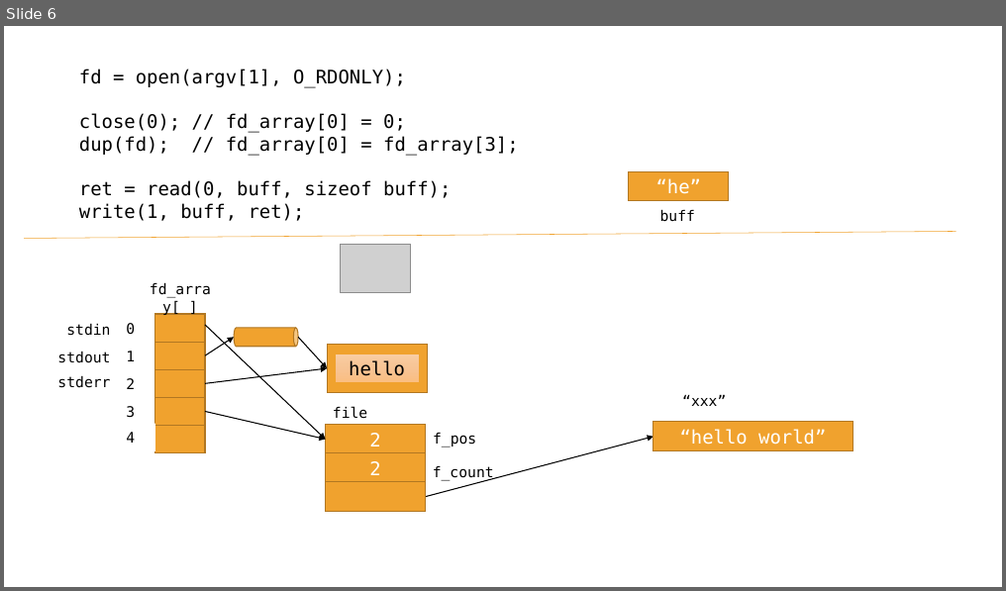
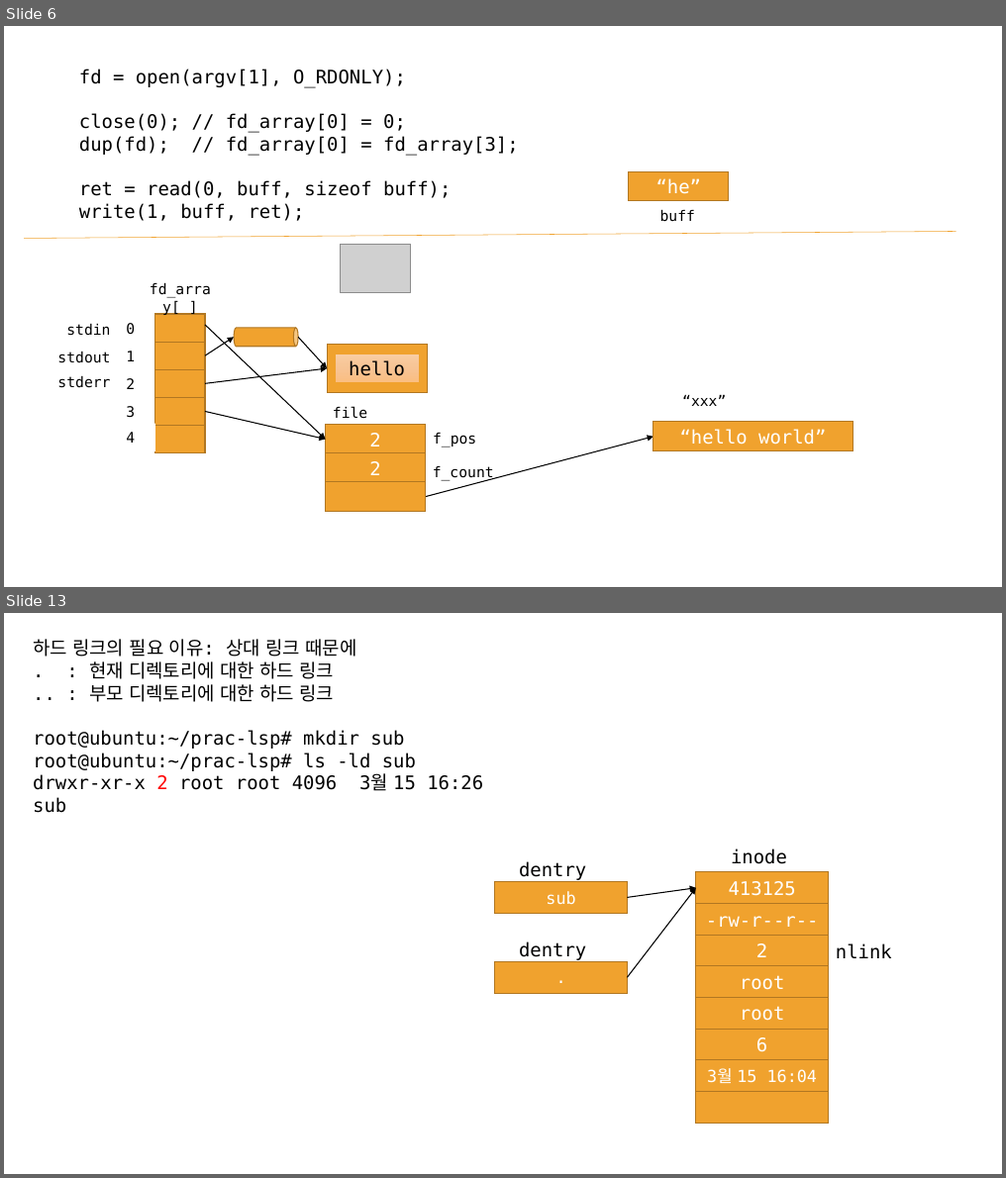
Before and after one commit to blomdhal22/prac-lsp, a slide deck: syscall.pptx. Shown one above the other, each under a label of ours: slide 6 before the commit, slides 6 and 13 after it; the slides between them are not shown. The pictures are 1006x591 and 1006x1178 pixels, drawn with LibreOffice and Linux fonts; fonts in the diff are those of the drawing; grey boxes stand for pictures. Boxes give left, top, right and bottom in pixels: in the first picture for what was removed or moved away, otherwise in the second. Text is boxed around its words. In the diff, an @@ line names an element or a change of style, - is before the commit and + after.

```diff
--- a/syscall.pptx
+++ b/syscall.pptx
@@ slide 13 added at (4, 613, 1002, 1174), background #FFFFFF @@
@@ text added at (33, 639, 483, 813), 18 pt, text #000000 @@
+하드 링크의 필요 이유: 상대 링크 때문에
+. : 현재 디렉토리에 대한 하드 링크
+.. : 부모 디렉토리에 대한 하드 링크
+root@ubuntu:~/prac-lsp# mkdir sub
+root@ubuntu:~/prac-lsp# ls -ld sub
+drwxr-xr-x 2 root root 4096 3월 15 16:26 sub
@@ text added at (731, 849, 787, 864), 18 pt, text #000000 @@
+inode
@@ text added at (519, 861, 586, 880), 18 pt, text #000000 @@
+dentry
@@ rectangle added at (696, 872, 829, 904), fill #F0A22E, outline #B27822 1 pt, 18 pt, text #FFFFFF @@
+413125
@@ rectangle added at (495, 881, 628, 913), fill #F0A22E, outline #B27822 1 pt, 16 pt, text #FFFFFF @@
+sub
@@ arrow added from (628, 897) to (696, 888), #000000 1 pt @@
@@ arrow added from (628, 977) to (696, 888), #000000 1 pt @@
@@ rectangle added at (696, 903, 829, 935), fill #F0A22E, outline #B27822 1 pt, 18 pt, text #FFFFFF @@
+-rw-r--r--
@@ rectangle added at (696, 935, 829, 966), fill #F0A22E, outline #B27822 1 pt, 18 pt, text #FFFFFF @@
+2
@@ rectangle added at (495, 961, 628, 993), fill #F0A22E, outline #B27822 1 pt, 16 pt, text #FFFFFF @@
+.
@@ text added at (519, 942, 586, 960), 18 pt, text #000000 @@
+dentry
@@ rectangle added at (696, 966, 829, 998), fill #F0A22E, outline #B27822 1 pt, 18 pt, text #FFFFFF @@
+root
@@ text added at (836, 944, 892, 959), 18 pt, text #000000 @@
+nlink
@@ rectangle added at (696, 998, 829, 1029), fill #F0A22E, outline #B27822 1 pt, 18 pt, text #FFFFFF @@
+root
@@ rectangle added at (696, 1029, 829, 1060), fill #F0A22E, outline #B27822 1 pt, 18 pt, text #FFFFFF @@
+6
@@ rectangle added at (696, 1060, 829, 1092), fill #F0A22E, outline #B27822 1 pt, 16 pt, text #FFFFFF @@
+3월 15 16:04
@@ rectangle added at (696, 1092, 829, 1124), fill #F0A22E, outline #B27822 1 pt @@
```
Also in this commit, not shown: 8 other slides added.
